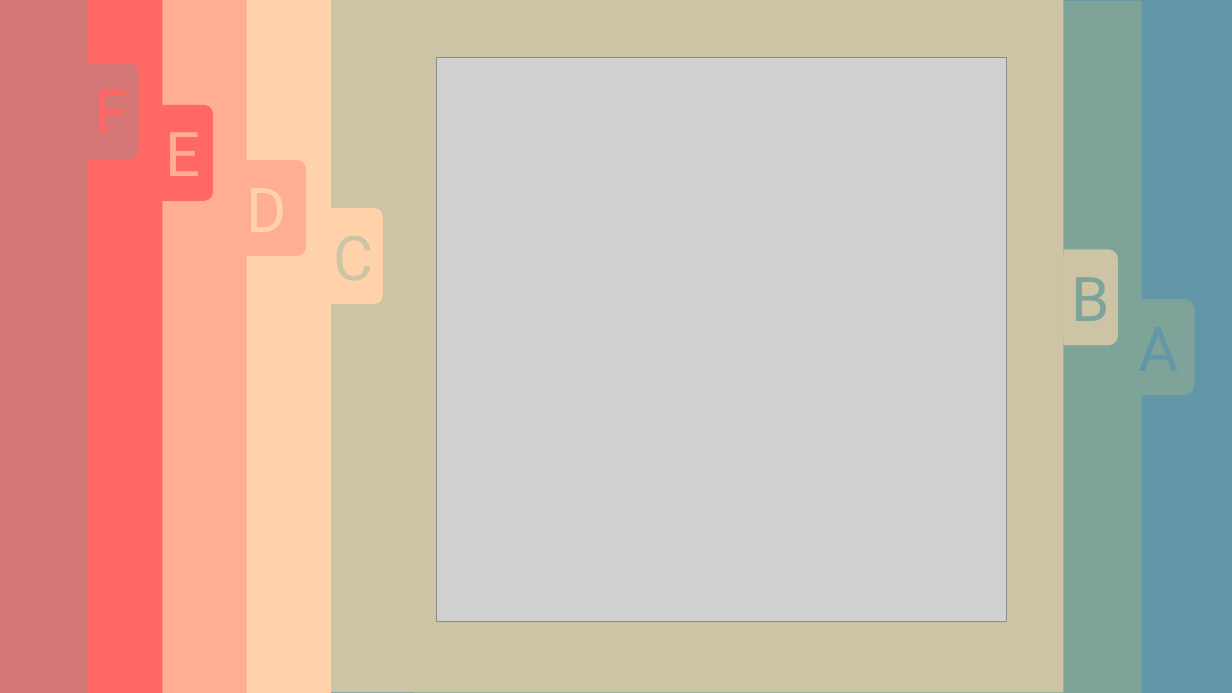
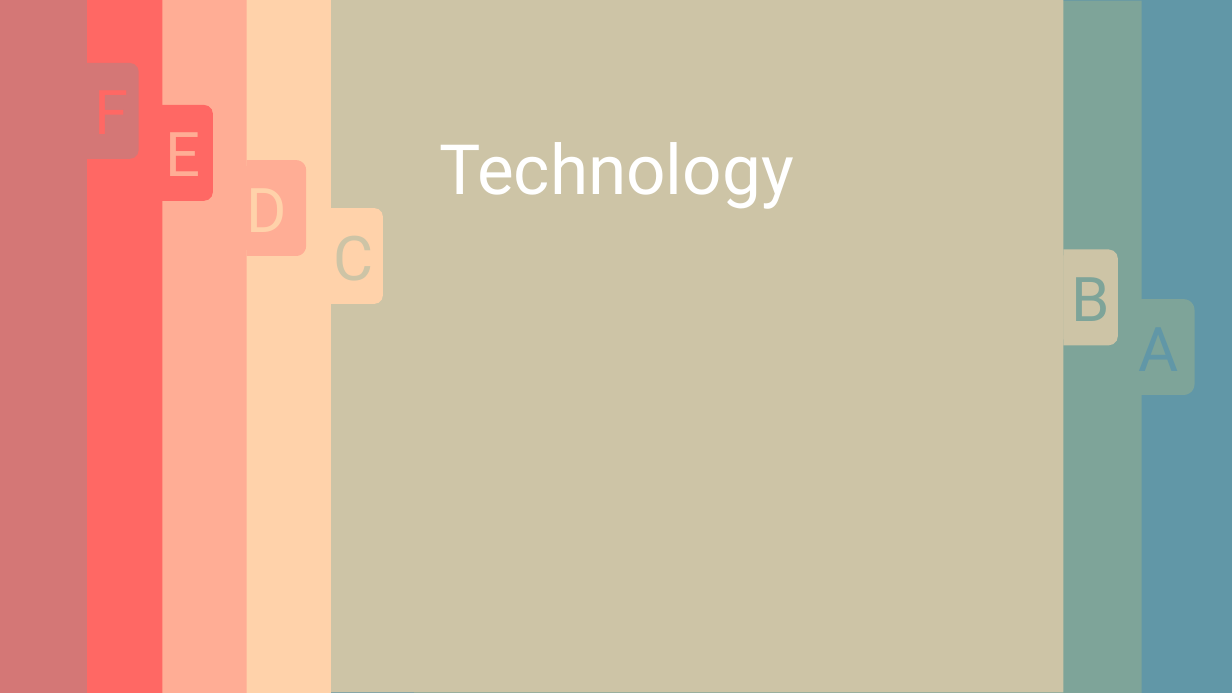
Before and after one commit to deden3791/L4Project, a slide deck: slide 6 of presentation/PresentationSlides.pptx (slide 12 before the commit). Drawn at 1232x693 pixels with LibreOffice and Linux fonts; fonts in the diff are those of the drawing; grey boxes stand for pictures. Boxes give left, top, right and bottom in pixels: in the first picture for what was removed or moved away, otherwise in the second. Text is boxed around its words. In the diff, an @@ line names an element or a change of style, - is before the commit and + after.

```diff
--- a/presentation/PresentationSlides.pptx
+++ b/presentation/PresentationSlides.pptx
@@ picture removed at bbox=[436, 57, 1006, 622] @@
@@ text added at bbox=[439, 142, 794, 209], 54 pt, text #FFFFFF @@
+Technology
```
Also in this commit, not shown: 19 other slides changed, 5 slides added, 4 slides removed, 4 other files.
